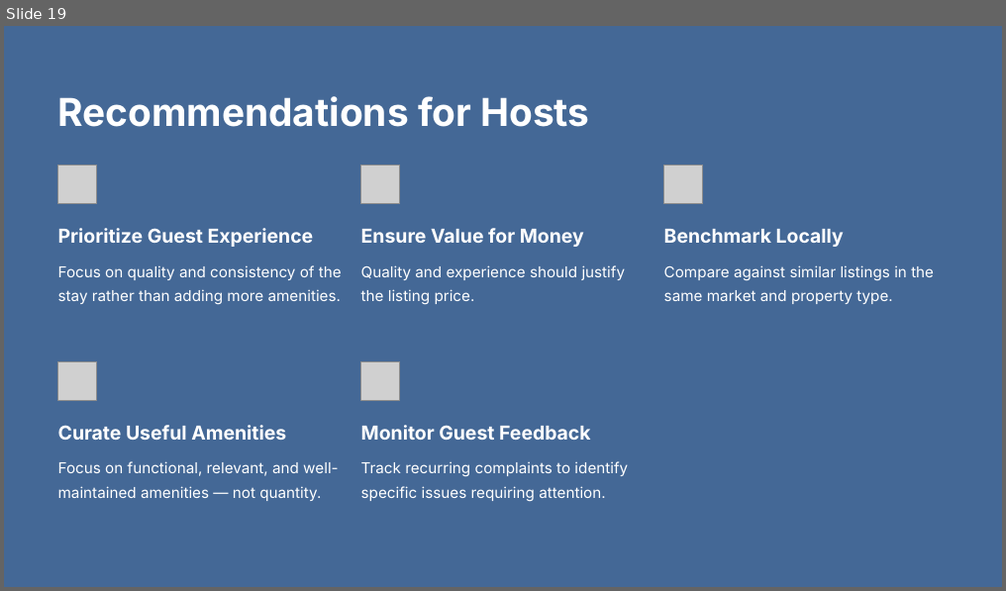
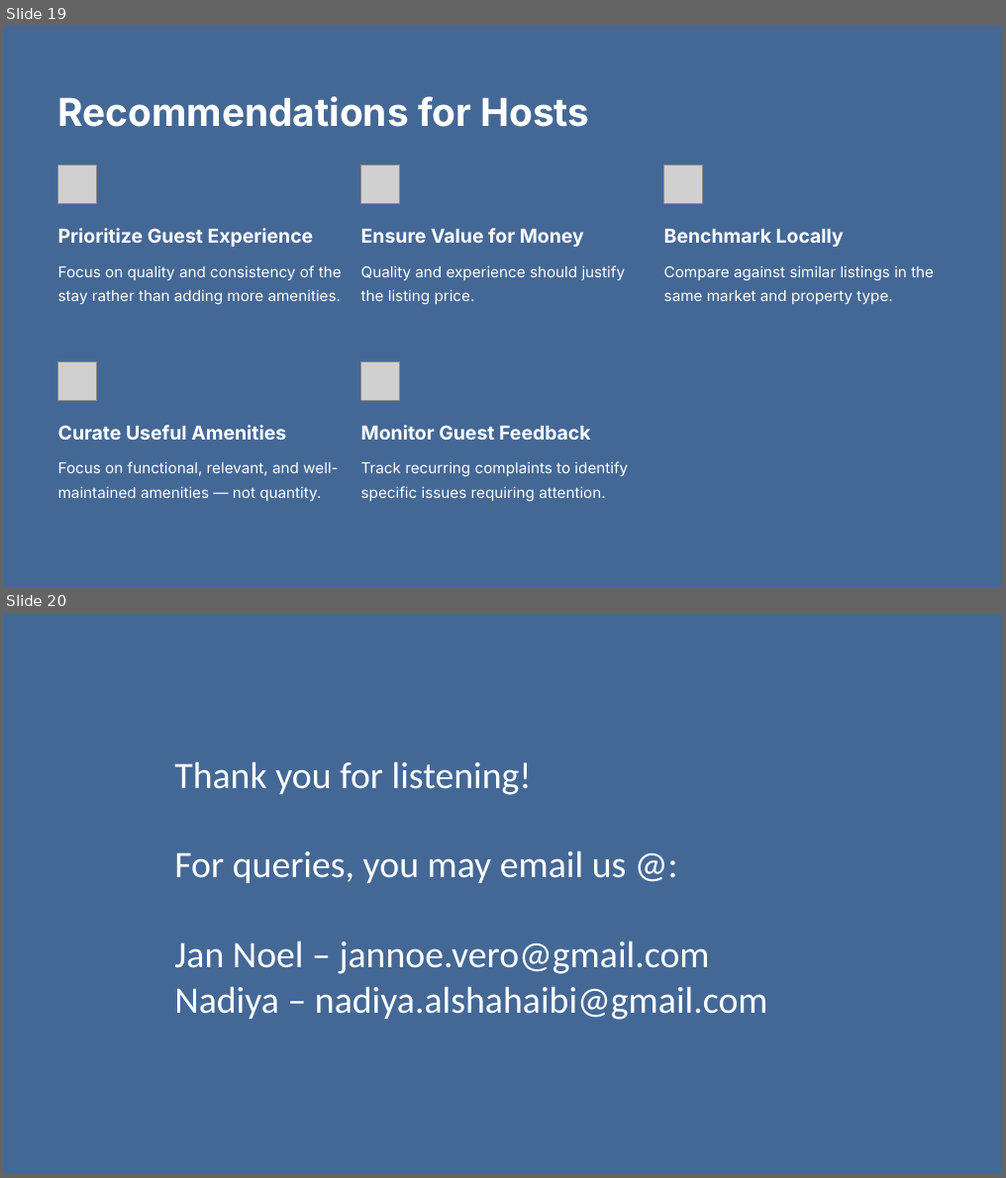
Before and after one commit to jannoelvero/first_project, a slide deck: slides/project_presentation.pptx. Shown one above the other, each under a label of ours: slide 19 before the commit, slides 19 and 20 after it. The pictures are 1006x591 and 1006x1178 pixels, drawn with LibreOffice and Linux fonts; fonts in the diff are those of the drawing; grey boxes stand for pictures; background and template pictures are left out. Boxes give left, top, right and bottom in pixels: in the first picture for what was removed or moved away, otherwise in the second. Text is boxed around its words. In the diff, an @@ line names an element or a change of style, - is before the commit and + after.

```diff
--- a/slides/project_presentation.pptx
+++ b/slides/project_presentation.pptx
@@ slide 20 added at [4,613,1002,1174], background #000000; not listed: 1 template element that a slide beside it also shows @@
@@ text added at [174,761,768,1020], 36 pt, text #FFFFFF @@
+Thank you for listening!
+For queries, you may email us @:
+Jan Noel – jannoe.vero@gmail.com
+Nadiya – nadiya.alshahaibi@gmail.com
```
Also in this commit, not shown: 14 slides changed.
